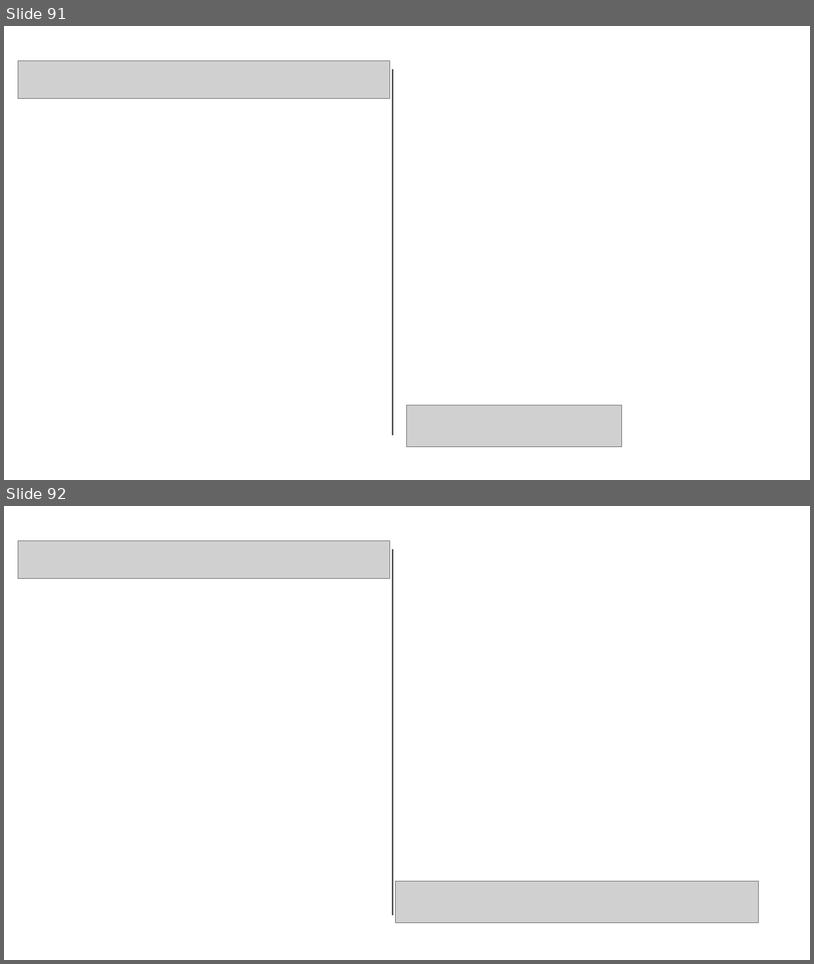
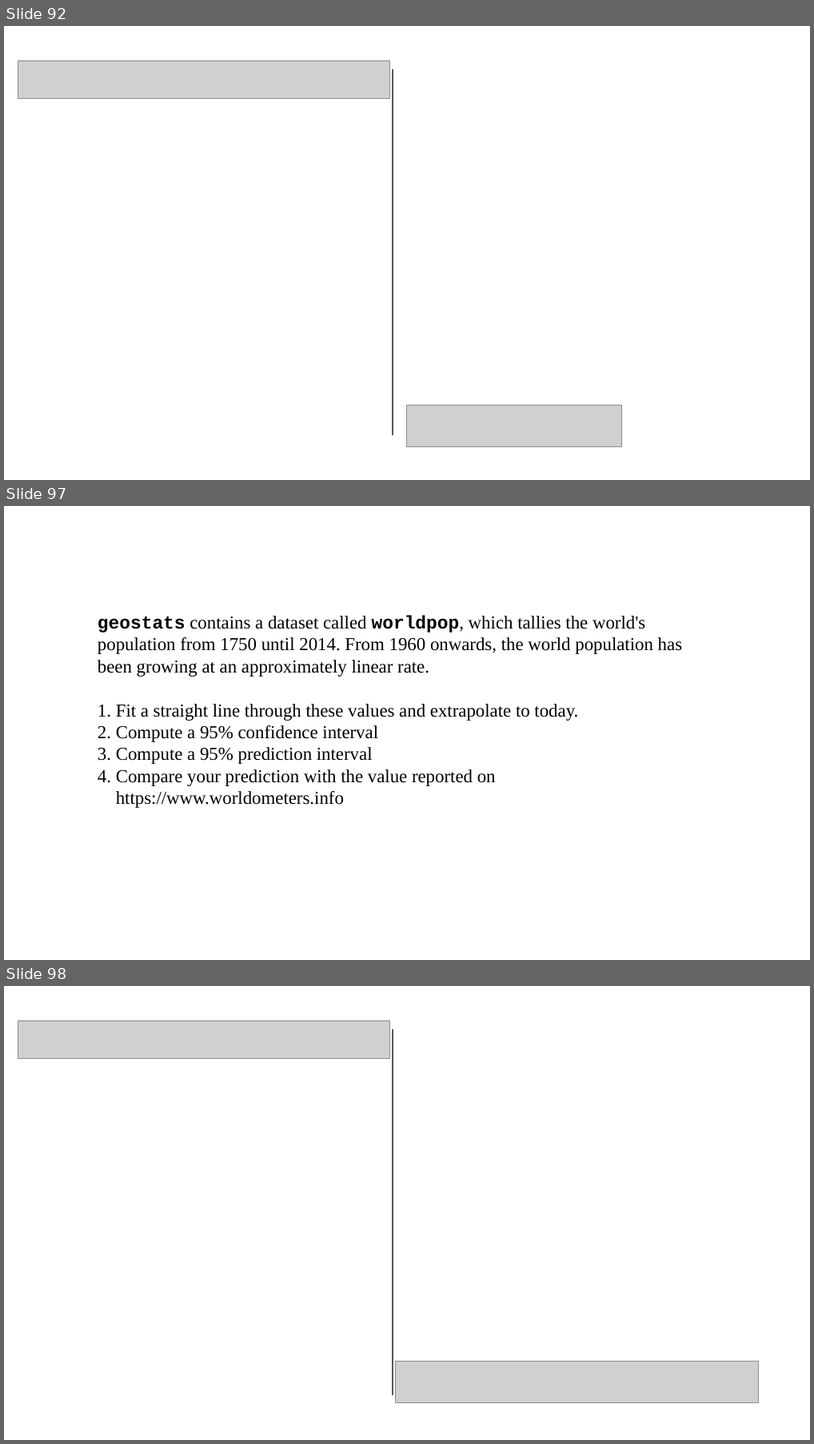
Before and after one commit to pvermees/geostats, a slide deck: slides/quizzes.odp. Shown one above the other, each under a label of ours: slides 91 and 92 before the commit, slides 92, 97 and 98 after it; the slides between them are not shown. The pictures are 814x964 and 814x1444 pixels, drawn with LibreOffice and Linux fonts; fonts in the diff are those of the drawing; grey boxes stand for pictures. Boxes give left, top, right and bottom in pixels: in the first picture for what was removed or moved away, otherwise in the second. Text is boxed around its words. In the diff, an @@ line names an element or a change of style, - is before the commit and + after.

```diff
--- a/slides/quizzes.odp
+++ b/slides/quizzes.odp
@@ slide 97 added at (4,506,810,960), background #FFFFFF @@
@@ text added at (98,615,682,808), 18 pt, text #000000 @@
+geostats contains a dataset called worldpop, which tallies the world's population from 1750 until 2014. From 1960 onwards, the world population has been growing at an approximately linear rate.
+1. Fit a straight line through these values and extrapolate to today.
+2. Compute a 95% confidence interval
+3. Compute a 95% prediction interval
+4. Compare your prediction with the value reported on
+https://www.worldometers.info
@@ what was slide 91 is now slide 92 @@
@@ what was slide 92 is now slide 98 @@
```
Also in this commit, not shown: 5 other slides added, 3 other files.
